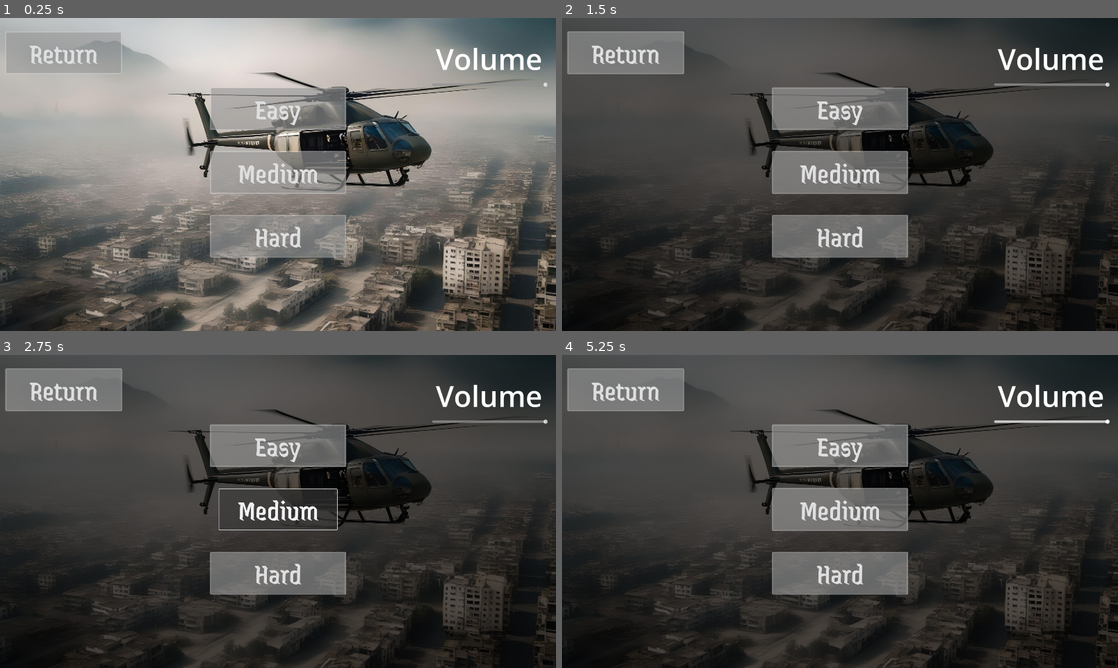
Above: before the commit, frames 1-4 (two rows, left to right).
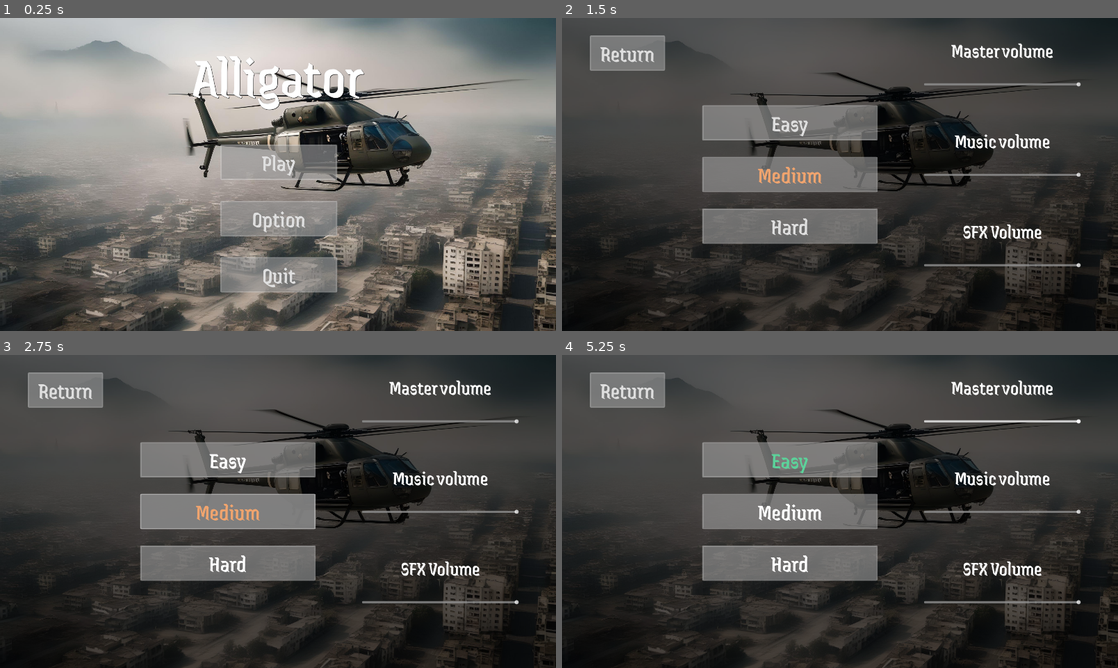
Above: after the commit, the same moments.

Repository: gargamal/alligator
Game: Godot game, scene res://Scene_Switcher/Menu/Menu.tscn
Two runs of this game, one before a commit and one after it. Both use one fixed random seed, a clock stepped at 60 frames per second and the inputs below.
Inputs (mouse positions are in pixels of both pictures, inside the frame that each line leads up to):
- Up to frame 1 (0.25 s): no input
- Up to frame 2 (1.5 s): click (623, 52) at 0.5 s, where only the run before the commit has a clickable "Return"; click "Option" at 1.25 s
- Up to frame 3 (2.75 s): click "Medium" at 2 s
- Up to frame 4 (5.25 s): click "Hard" at 2.75 s; click "Easy" at 3.5 s; click "Easy" at 4.25 s; tap Enter at 5 s; move the mouse to (962, 495) at 5.02 s; press the mouse at (962, 495) at 5.03 s; hold Right (ui_right) from 5.03 s (still down)

The runs differ from the first frame. In frame 1, 11% of the frame differs, in the area x 1-99%, y 4-88%; in frame 2, 15%; in frame 3, 16%, in the area x 0-99%, y 4-80%; in frame 4, 15%.

Commit message:
up : menu and theme / add : mouse cursor and sound

Diff:
--- a/Scene_Switcher/Menu/Menu.gd
+++ b/Scene_Switcher/Menu/Menu.gd
@@ -1,61 +1,18 @@
-extends Control
+extends Node2D
 class_name Menu
 
-const ATTENUATION_DB :float = 40.0
-
-@onready var menu_principal = $Menu_Principal
+@onready var menu_main = $Menu_Main
 @onready var menu_option = $Menu_Option
-@onready var menu_pic = $Menu_Pic
-@onready var h_slider = $Menu_Option/HSlider
 
 
-var game :Dictionary
-
 func _ready():
-	game = App_Game.load_game()
-	h_slider.value = db_to_linear(game.params.ui_master_sound + ATTENUATION_DB)
+	$Menu_Main.visible = true
+	$Menu_Option.visible = false
 
 
-# Called every frame. 'delta' is the elapsed time since the previous frame.
-func clear():
-	menu_pic.modulate = "ffffff"
-	menu_option.visible = false
-	menu_principal.visible = false
-
-func _on_play_button_pressed():
-	get_tree().change_scene_to_file("res://Scene_Switcher/level/game_level.tscn")
-
-
-func _on_option_button_pressed():
-	clear()
-	menu_pic.modulate = "646464"
+func _on_menu_main_menu_option_became_visible():
 	menu_option.visible = true
 
 
-func _on_quit_button_pressed():
-	get_tree().quit()
-
-
-func _on_return_button_pressed():
-	clear()
-	menu_principal.visible = true
-
-
-
-func _on_h_slider_value_changed(value):
-	var volume :float = (linear_to_db(value) if value > 0 else -10.0) - ATTENUATION_DB
-	AudioServer.set_bus_volume_db(AudioServer.get_bus_index("Master"), volume)
-	game.params.ui_master_sound = volume
-	App_Game.save_game(game)
-
-func _on_easy_pressed():
-	game.game_level.difficulty = App_Game.Type_Difficulty.EASY
-	App_Game.save_game(game)
-
-func _on_medium_pressed():
-	game.game_level.difficulty = App_Game.Type_Difficulty.MEDIUM
-	App_Game.save_game(game)
-
-func _on_hard_pressed():
-	game.game_level.difficulty = App_Game.Type_Difficulty.HARD
-	App_Game.save_game(game)
+func _on_menu_option_menu_main_became_visible():
+	menu_main.visible = true
--- a/Scene_Switcher/Menu/Menu.tscn
+++ b/Scene_Switcher/Menu/Menu.tscn
@@ -1,153 +1,26 @@
-[gd_scene load_steps=6 format=3 uid="uid://dp40vwkohdugx"]
+[gd_scene load_steps=6 format=3 uid="uid://c1uw4kbggct3j"]
 
 [ext_resource type="Script" path="res://Scene_Switcher/Menu/Menu.gd" id="1_k6tvs"]
-[ext_resource type="Theme" uid="uid://bae841tqt1b6d" path="res://Scene_Switcher/alligator_theme.tres" id="1_sdio0"]
-[ext_resource type="AudioStream" uid="uid://drwj3b4m27tgw" path="res://Scene_Switcher/Music/Bass Buzzer Royalty Free Music.mp3" id="2_awlfh"]
-[ext_resource type="Texture2D" uid="uid://ohlnqfwcfckc" path="res://Scene_Switcher/Menu/asset/main menu/fotor-ai-2024053094316.jpg" id="2_ku2ul"]
-[ext_resource type="FontFile" uid="uid://ddghf1ebrhw7u" path="res://Scene_Switcher/Menu/asset/Font/Jaini/Jaini-Regular.ttf" id="3_aoiqs"]
+[ext_resource type="PackedScene" uid="uid://dp40vwkohdugx" path="res://Scene_Switcher/Menu/Menu_main.tscn" id="2_37hr6"]
+[ext_resource type="AudioStream" uid="uid://dqw5x4g412tto" path="res://Scene_Switcher/Music/Bass Buzzer Royalty Free Music.mp3" id="2_awlfh"]
+[ext_resource type="PackedScene" uid="uid://bfmlye4wts18l" path="res://Scene_Switcher/Menu/menu_option.tscn" id="3_tmrx5"]
+[ext_resource type="PackedScene" uid="uid://dxxbhcjgkxilc" path="res://Scene_Switcher/mouse_sound.tscn" id="5_3figy"]
 
-[node name="Menu" type="Control"]
-layout_mode = 3
-anchors_preset = 15
-anchor_right = 1.0
-anchor_bottom = 1.0
-grow_horizontal = 2
-grow_vertical = 2
-theme = ExtResource("1_sdio0")
+[node name="Menu" type="Node2D"]
 script = ExtResource("1_k6tvs")
-
-[node name="Menu_Pic" type="TextureRect" parent="."]
-layout_mode = 1
-anchors_preset = 15
-anchor_right = 1.0
-anchor_bottom = 1.0
-grow_horizontal = 2
-grow_vertical = 2
-texture = ExtResource("2_ku2ul")
-expand_mode = 2
-flip_h = true
 
 [node name="AudioStreamPlayer" type="AudioStreamPlayer" parent="."]
 stream = ExtResource("2_awlfh")
 volume_db = -20.0
 autoplay = true
+bus = &"Music"
 
-[node name="Menu_Principal" type="Control" parent="."]
+[node name="Menu_Main" parent="." instance=ExtResource("2_37hr6")]
+
+[node name="Menu_Option" parent="." instance=ExtResource("3_tmrx5")]
 visible = false
-anchors_preset = 0
-offset_right = 40.0
-offset_bottom = 40.0
 
-[node name="Margin_Container" type="MarginContainer" parent="Menu_Principal"]
-layout_mode = 0
-offset_left = 793.0
-offset_top = 441.0
-offset_right = 1133.0
-offset_bottom = 1036.0
+[node name="mouse_sound" parent="." instance=ExtResource("5_3figy")]
 
-[node name="BoxContainer" type="VBoxContainer" parent="Menu_Principal/Margin_Container"]
-layout_mode = 2
-theme_override_constants/separation = 80
-
-[node name="Play_Button" type="Button" parent="Menu_Principal/Margin_Container/BoxContainer"]
-layout_mode = 2
-theme_override_constants/outline_size = 0
-theme_override_font_sizes/font_size = 100
-text = "Play
-"
-
-[node name="Option_Button" type="Button" parent="Menu_Principal/Margin_Container/BoxContainer"]
-layout_mode = 2
-theme_override_font_sizes/font_size = 100
-text = "Option"
-
-[node name="Quit_Button" type="Button" parent="Menu_Principal/Margin_Container/BoxContainer"]
-layout_mode = 2
-theme_override_font_sizes/font_size = 100
-text = "Quit"
-
-[node name="Label" type="Label" parent="Menu_Principal"]
-layout_mode = 0
-offset_left = 661.0
-offset_top = 67.0
-offset_right = 1259.0
-offset_bottom = 331.0
-theme_override_colors/font_shadow_color = Color(0, 0, 0, 1)
-theme_override_fonts/font = ExtResource("3_aoiqs")
-theme_override_font_sizes/font_size = 200
-text = "Alligator
-"
-
-[node name="Menu_Option" type="Control" parent="."]
-anchors_preset = 0
-offset_right = 40.0
-offset_bottom = 40.0
-
-[node name="Margin_Container" type="MarginContainer" parent="Menu_Option"]
-layout_mode = 0
-offset_left = 50.0
-offset_top = 50.0
-offset_right = 390.0
-offset_bottom = 195.0
-
-[node name="BoxContainer" type="VBoxContainer" parent="Menu_Option/Margin_Container"]
-layout_mode = 2
-theme_override_constants/separation = 80
-
-[node name="Return_Button" type="Button" parent="Menu_Option/Margin_Container/BoxContainer"]
-layout_mode = 2
-theme_override_font_sizes/font_size = 100
-text = "Return"
-
-[node name="Label" type="Label" parent="Menu_Option"]
-layout_mode = 2
-offset_left = 1504.0
-offset_top = 72.0
-offset_right = 1874.0
-offset_bottom = 209.0
-theme_override_font_sizes/font_size = 100
-text = "Volume"
-horizontal_alignment = 1
-
-[node name="HSlider" type="HSlider" parent="Menu_Option"]
-layout_mode = 2
-offset_left = 1492.0
-offset_top = 206.0
-offset_right = 1892.0
-offset_bottom = 254.0
-size_flags_vertical = 1
-
-[node name="MarginContainer" type="MarginContainer" parent="Menu_Option"]
-layout_mode = 0
-offset_left = 757.0
-offset_top = 243.0
-offset_right = 1164.0
-offset_bottom = 838.0
-
-[node name="VBoxContainer" type="VBoxContainer" parent="Menu_Option/MarginContainer"]
-layout_mode = 2
-theme_override_constants/separation = 80
-
-[node name="Easy" type="Button" parent="Menu_Option/MarginContainer/VBoxContainer"]
-layout_mode = 2
-theme_override_font_sizes/font_size = 100
-text = "Easy"
-
-[node name="Medium" type="Button" parent="Menu_Option/MarginContainer/VBoxContainer"]
-layout_mode = 2
-theme_override_font_sizes/font_size = 100
-text = "Medium"
-
-[node name="Hard" type="Button" parent="Menu_Option/MarginContainer/VBoxContainer"]
-layout_mode = 2
-theme_override_font_sizes/font_size = 100
-text = "Hard"
-
-[connection signal="pressed" from="Menu_Principal/Margin_Container/BoxContainer/Play_Button" to="." method="_on_play_button_pressed"]
-[connection signal="pressed" from="Menu_Principal/Margin_Container/BoxContainer/Option_Button" to="." method="_on_option_button_pressed"]
-[connection signal="pressed" from="Menu_Principal/Margin_Container/BoxContainer/Quit_Button" to="." method="_on_quit_button_pressed"]
-[connection signal="pressed" from="Menu_Option/Margin_Container/BoxContainer/Return_Button" to="." method="_on_return_button_pressed"]
-[connection signal="value_changed" from="Menu_Option/HSlider" to="." method="_on_h_slider_value_changed"]
-[connection signal="pressed" from="Menu_Option/MarginContainer/VBoxContainer/Easy" to="." method="_on_easy_pressed"]
-[connection signal="pressed" from="Menu_Option/MarginContainer/VBoxContainer/Medium" to="." method="_on_medium_pressed"]
-[connection signal="pressed" from="Menu_Option/MarginContainer/VBoxContainer/Hard" to="." method="_on_hard_pressed"]
+[connection signal="menu_option_became_visible" from="Menu_Main" to="." method="_on_menu_main_menu_option_became_visible"]
+[connection signal="menu_main_became_visible" from="Menu_Option" to="." method="_on_menu_option_menu_main_became_visible"]
--- /dev/null
+++ b/Scene_Switcher/Menu/Menu_main.gd
@@ -0,0 +1,16 @@
+extends CanvasLayer
+class_name Menu_Main
+
+signal menu_option_became_visible
+
+
+func _on_play_button_pressed():
+	get_tree().change_scene_to_file("res://Scene_Switcher/level/game_level.tscn")
+
+
+func _on_option_button_pressed():
+	visible = false
+	emit_signal("menu_option_became_visible")
+
+func _on_quit_button_pressed():
+	get_tree().quit()
--- /dev/null
+++ b/Scene_Switcher/Menu/Menu_main.tscn
@@ -0,0 +1,66 @@
+[gd_scene load_steps=5 format=3 uid="uid://dp40vwkohdugx"]
+
+[ext_resource type="Script" path="res://Scene_Switcher/Menu/Menu_main.gd" id="1_3ytph"]
+[ext_resource type="Texture2D" uid="uid://cloapn1cu0f17" path="res://Scene_Switcher/Menu/asset/main menu/fotor-ai-2024053094316.jpg" id="2_nbmun"]
+[ext_resource type="Theme" uid="uid://bae841tqt1b6d" path="res://Scene_Switcher/alligator_theme.tres" id="3_urnu5"]
+[ext_resource type="FontFile" uid="uid://b2ydheafudu5p" path="res://Scene_Switcher/Menu/asset/Font/Jaini/Jaini-Regular.ttf" id="4_8wv08"]
+
+[node name="Menu_Main" type="CanvasLayer"]
+script = ExtResource("1_3ytph")
+
+[node name="Menu_Pic" type="TextureRect" parent="."]
+anchors_preset = 15
+anchor_right = 1.0
+anchor_bottom = 1.0
+grow_horizontal = 2
+grow_vertical = 2
+texture = ExtResource("2_nbmun")
+expand_mode = 2
+flip_h = true
+
+[node name="Menu_Principal" type="Control" parent="."]
+layout_mode = 3
+anchors_preset = 0
+offset_right = 40.0
+offset_bottom = 40.0
+
+[node name="Margin_Container" type="MarginContainer" parent="Menu_Principal"]
+layout_mode = 0
+offset_left = 793.0
+offset_top = 441.0
+offset_right = 1133.0
+offset_bottom = 1036.0
+theme = ExtResource("3_urnu5")
+
+[node name="BoxContainer" type="VBoxContainer" parent="Menu_Principal/Margin_Container"]
+layout_mode = 2
+theme_override_constants/separation = 80
+
+[node name="Play_Button" type="Button" parent="Menu_Principal/Margin_Container/BoxContainer"]
+layout_mode = 2
+text = "Play
+"
+
+[node name="Option_Button" type="Button" parent="Menu_Principal/Margin_Container/BoxContainer"]
+layout_mode = 2
+text = "Option"
+
+[node name="Quit_Button" type="Button" parent="Menu_Principal/Margin_Container/BoxContainer"]
+layout_mode = 2
+text = "Quit"
+
+[node name="Label" type="Label" parent="Menu_Principal"]
+layout_mode = 0
+offset_left = 661.0
+offset_top = 67.0
+offset_right = 1259.0
+offset_bottom = 331.0
+theme_override_colors/font_shadow_color = Color(0, 0, 0, 1)
+theme_override_fonts/font = ExtResource("4_8wv08")
+theme_override_font_sizes/font_size = 200
+text = "Alligator
+"
+
+[connection signal="pressed" from="Menu_Principal/Margin_Container/BoxContainer/Play_Button" to="." method="_on_play_button_pressed"]
+[connection signal="pressed" from="Menu_Principal/Margin_Container/BoxContainer/Option_Button" to="." method="_on_option_button_pressed"]
+[connection signal="pressed" from="Menu_Principal/Margin_Container/BoxContainer/Quit_Button" to="." method="_on_quit_button_pressed"]
--- /dev/null
+++ b/Scene_Switcher/Menu/menu_option.gd
@@ -0,0 +1,93 @@
+extends CanvasLayer
+class_name Menu_Option
+
+const ATTENUATION_DB :float = 40.0
+const FOCUS_COLOR_EASY :Color = Color("5cd29a")
+const FOCUS_COLOR_MEDIUM :Color = Color("f0a46e")
+const FOCUS_COLOR_HARD :Color = Color("f55f52")
+const NO_FOCUS_COLOR :Color = Color("ffffff")
+
+signal menu_main_became_visible
+
+
+@onready var master_volume = $main_cont/columns/column_volume/master_volume
+@onready var music_volume = $main_cont/columns/column_volume/music_volume
+@onready var sfx_volume = $main_cont/columns/column_volume/sfx_volume
+@onready var btn_easy = $main_cont/columns/column_game_level/Easy
+@onready var btn_medium = $main_cont/columns/column_game_level/Medium
+@onready var btn_hard = $main_cont/columns/column_game_level/Hard
+
+
+var game :Dictionary
+
+
+func _ready():
+	game = App_Game.load_game()
+	master_volume.value = db_to_linear(game.params.ui_master_sound + ATTENUATION_DB)
+	music_volume.value = db_to_linear(game.params.ui_music_sound + ATTENUATION_DB)
+	sfx_volume.value = db_to_linear(game.params.ui_sfx_sound + ATTENUATION_DB)
+
+	var difficulty :App_Game.Type_Difficulty = int(game.game_level.difficulty) as App_Game.Type_Difficulty
+	match difficulty:
+		App_Game.Type_Difficulty.EASY: change_clor_text_button(btn_easy, FOCUS_COLOR_EASY)
+		App_Game.Type_Difficulty.MEDIUM: change_clor_text_button(btn_medium, FOCUS_COLOR_MEDIUM)
+		App_Game.Type_Difficulty.HARD: change_clor_text_button(btn_hard, FOCUS_COLOR_HARD)
+
+
+func change_clor_text_button(btn :Button, color :Color):
+	btn.set("theme_override_colors/font_color", color)
+	btn.set("theme_override_colors/font_focus_color", color)
+	btn.set("theme_override_colors/font_hover_color", color)
+
+
+func _on_master_volume_value_changed(value):
+	var volume :float = (linear_to_db(value) if value > 0 else -10.0) - ATTENUATION_DB
+	AudioServer.set_bus_volume_db(AudioServer.get_bus_index("Master"), volume)
+	game.params.ui_master_sound = volume
+	App_Game.save_game(game)
+
+
+func _on_music_volume_value_changed(value):
+	var volume :float = (linear_to_db(value) if value > 0 else -10.0) - ATTENUATION_DB
+	AudioServer.set_bus_volume_db(AudioServer.get_bus_index("Music"), volume)
+	game.params.ui_music_sound = volume
+	App_Game.save_game(game)
+
+
+func _on_sfx_volume_value_changed(value):
+	var volume :float = (linear_to_db(value) if value > 0 else -10.0) - ATTENUATION_DB
+	AudioServer.set_bus_volume_db(AudioServer.get_bus_index("SFX"), volume)
+	game.params.ui_sfx_sound = volume
+	App_Game.save_game(game)
+
+
+func no_focus_button():
+	change_clor_text_button(btn_easy, NO_FOCUS_COLOR)
+	change_clor_text_button(btn_medium, NO_FOCUS_COLOR)
+	change_clor_text_button(btn_hard, NO_FOCUS_COLOR)
+
+
+func _on_easy_pressed():
+	game.game_level.difficulty = App_Game.Type_Difficulty.EASY
+	no_focus_button()
+	change_clor_text_button(btn_easy, FOCUS_COLOR_EASY)
+	App_Game.save_game(game)
+
+
+func _on_medium_pressed():
+	game.game_level.difficulty = App_Game.Type_Difficulty.MEDIUM
+	no_focus_button()
+	change_clor_text_button(btn_medium, FOCUS_COLOR_MEDIUM)
+	App_Game.save_game(game)
+
+
+func _on_hard_pressed():
+	game.game_level.difficulty = App_Game.Type_Difficulty.HARD
+	no_focus_button()
+	change_clor_text_button(btn_hard, FOCUS_COLOR_HARD)
+	App_Game.save_game(game)
+
+
+func _on_return_button_pressed():
+	visible = false
+	emit_signal("menu_main_became_visible")
--- /dev/null
+++ b/Scene_Switcher/Menu/menu_option.tscn
@@ -0,0 +1,129 @@
+[gd_scene load_steps=4 format=3 uid="uid://bfmlye4wts18l"]
+
+[ext_resource type="Script" path="res://Scene_Switcher/Menu/menu_option.gd" id="1_rew0a"]
+[ext_resource type="Texture2D" uid="uid://cloapn1cu0f17" path="res://Scene_Switcher/Menu/asset/main menu/fotor-ai-2024053094316.jpg" id="2_5ca70"]
+[ext_resource type="Theme" uid="uid://bae841tqt1b6d" path="res://Scene_Switcher/alligator_theme.tres" id="4_v2w1f"]
+
+[node name="Menu_Option" type="CanvasLayer"]
+script = ExtResource("1_rew0a")
+
+[node name="Menu_Pic" type="TextureRect" parent="."]
+modulate = Color(0.392157, 0.392157, 0.392157, 1)
+anchors_preset = 15
+anchor_right = 1.0
+anchor_bottom = 1.0
+grow_horizontal = 2
+grow_vertical = 2
+texture = ExtResource("2_5ca70")
+expand_mode = 2
+flip_h = true
+
+[node name="main_cont" type="MarginContainer" parent="."]
+anchors_preset = 15
+anchor_right = 1.0
+anchor_bottom = 1.0
+grow_horizontal = 2
+grow_vertical = 2
+theme = ExtResource("4_v2w1f")
+theme_override_constants/margin_left = 128
+theme_override_constants/margin_top = 64
+theme_override_constants/margin_right = 128
+theme_override_constants/margin_bottom = 64
+
+[node name="columns" type="HBoxContainer" parent="main_cont"]
+layout_mode = 2
+theme_override_constants/separation = 192
+
+[node name="column_return" type="VBoxContainer" parent="main_cont/columns"]
+layout_mode = 2
+
+[node name="line" type="HBoxContainer" parent="main_cont/columns/column_return"]
+layout_mode = 2
+size_flags_vertical = 3
+
+[node name="Return_Button" type="Button" parent="main_cont/columns/column_return/line"]
+layout_mode = 2
+text = "Return"
+
+[node name="space" type="MarginContainer" parent="main_cont/columns/column_return"]
+layout_mode = 2
+size_flags_vertical = 3
+size_flags_stretch_ratio = 10.0
+
+[node name="column_game_level" type="VBoxContainer" parent="main_cont/columns"]
+layout_mode = 2
+size_flags_horizontal = 3
+size_flags_vertical = 4
+size_flags_stretch_ratio = 2.0
+theme_override_constants/separation = 64
+
+[node name="Easy" type="Button" parent="main_cont/columns/column_game_level"]
+layout_mode = 2
+text = "Easy"
+
+[node name="Medium" type="Button" parent="main_cont/columns/column_game_level"]
+layout_mode = 2
+text = "Medium"
+
+[node name="Hard" type="Button" parent="main_cont/columns/column_game_level"]
+layout_mode = 2
+text = "Hard"
+
+[node name="column_volume" type="VBoxContainer" parent="main_cont/columns"]
+layout_mode = 2
+size_flags_horizontal = 3
+size_flags_stretch_ratio = 2.0
+theme_override_constants/separation = 64
+
+[node name="lb_master_volume" type="Label" parent="main_cont/columns/column_volume"]
+layout_mode = 2
+text = "Master volume"
+horizontal_alignment = 1
+vertical_alignment = 1
+
+[node name="master_volume" type="HSlider" parent="main_cont/columns/column_volume"]
+layout_mode = 2
+size_flags_vertical = 1
+
+[node name="separator" type="MarginContainer" parent="main_cont/columns/column_volume"]
+layout_mode = 2
+size_flags_vertical = 3
+size_flags_stretch_ratio = 0.5
+
+[node name="lb_music_volume" type="Label" parent="main_cont/columns/column_volume"]
+layout_mode = 2
+text = "Music volume"
+horizontal_alignment = 1
+vertical_alignment = 1
+
+[node name="music_volume" type="HSlider" parent="main_cont/columns/column_volume"]
+layout_mode = 2
+size_flags_vertical = 1
+
+[node name="separator2" type="MarginContainer" parent="main_cont/columns/column_volume"]
+layout_mode = 2
+size_flags_vertical = 3
+size_flags_stretch_ratio = 0.5
+
+[node name="lb_sfx_volume" type="Label" parent="main_cont/columns/column_volume"]
+layout_mode = 2
+text = "SFX Volume"
+horizontal_alignment = 1
+vertical_alignment = 1
+
+[node name="sfx_volume" type="HSlider" parent="main_cont/columns/column_volume"]
+layout_mode = 2
+size_flags_vertical = 1
+
+[node name="separator3" type="MarginContainer" parent="main_cont/columns/column_volume"]
+layout_mode = 2
+size_flags_vertical = 3
+size_flags_stretch_ratio = 4.0
+
+[connection signal="pressed" from="main_cont/columns/column_return/line/Return_Button" to="." method="_on_return_button_pressed"]
+[connection signal="pressed" from="main_cont/columns/column_game_level/Easy" to="." method="_on_easy_pressed"]
+[connection signal="pressed" from="main_cont/columns/column_game_level/Medium" to="." method="_on_medium_pressed"]
+[connection signal="pressed" from="main_cont/columns/column_game_level/Hard" to="." method="_on_hard_pressed"]
+[connection signal="value_changed" from="main_cont/columns/column_volume/master_volume" to="." method="_on_master_volume_value_changed"]
+[connection signal="value_changed" from="main_cont/columns/column_volume/music_volume" to="." method="_on_music_volume_value_changed"]
+[connection signal="value_changed" from="main_cont/columns/column_volume/sfx_volume" to="." method="_on_sfx_volume_value_changed"]
--- a/Scene_Switcher/alligator_theme.tres
+++ b/Scene_Switcher/alligator_theme.tres
@@ -1,6 +1,38 @@
-[gd_resource type="Theme" load_steps=3 format=3 uid="uid://bae841tqt1b6d"]
+[gd_resource type="Theme" load_steps=6 format=3 uid="uid://bae841tqt1b6d"]
 
-[ext_resource type="FontFile" uid="uid://ddghf1ebrhw7u" path="res://Scene_Switcher/Menu/asset/Font/Jaini/Jaini-Regular.ttf" id="1_jj8bi"]
+[ext_resource type="FontFile" uid="uid://b2ydheafudu5p" path="res://Scene_Switcher/Menu/asset/Font/Jaini/Jaini-Regular.ttf" id="1_jj8bi"]
+
+[sub_resource type="StyleBoxFlat" id="StyleBoxFlat_yxgn6"]
+bg_color = Color(0.403922, 0.403922, 0.403922, 0.705882)
+border_width_left = 4
+border_width_top = 4
+border_width_right = 4
+border_width_bottom = 4
+border_color = Color(0.8, 0.8, 0.8, 0.501961)
+corner_radius_top_left = 4
+corner_radius_top_right = 4
+corner_radius_bottom_right = 4
+corner_radius_bottom_left = 4
+expand_margin_left = 32.0
+expand_margin_top = 4.0
+expand_margin_right = 32.0
+expand_margin_bottom = 4.0
+
+[sub_resource type="StyleBoxFlat" id="StyleBoxFlat_r1i6v"]
+bg_color = Color(0.886275, 0.886275, 0.886275, 0.745098)
+border_width_left = 4
+border_width_top = 4
+border_width_right = 4
+border_width_bottom = 4
+border_color = Color(0.8, 0.8, 0.8, 0.501961)
+corner_radius_top_left = 4
+corner_radius_top_right = 4
+corner_radius_bottom_right = 4
+corner_radius_bottom_left = 4
+expand_margin_left = 32.0
+expand_margin_top = 4.0
+expand_margin_right = 32.0
+expand_margin_bottom = 4.0
 
 [sub_resource type="StyleBoxFlat" id="StyleBoxFlat_jwwjy"]
 bg_color = Color(0.6, 0.6, 0.6, 0.627451)
@@ -18,7 +50,29 @@
 expand_margin_right = 32.0
 expand_margin_bottom = 4.0
 
+[sub_resource type="StyleBoxFlat" id="StyleBoxFlat_qno3i"]
+bg_color = Color(0.473976, 0.473976, 0.473976, 0.862745)
+border_width_left = 4
+border_width_top = 4
+border_width_right = 4
+border_width_bottom = 4
+border_color = Color(0.8, 0.8, 0.8, 0.501961)
+corner_radius_top_left = 4
+corner_radius_top_right = 4
+corner_radius_bottom_right = 4
+corner_radius_bottom_left = 4
+expand_margin_left = 32.0
+expand_margin_top = 4.0
+expand_margin_right = 32.0
+expand_margin_bottom = 4.0
+
 [resource]
-Button/font_sizes/font_size = 26
+Button/colors/font_focus_color = Color(0.913892, 0.661222, 0.622938, 1)
+Button/font_sizes/font_size = 80
 Button/fonts/font = ExtResource("1_jj8bi")
+Button/styles/focus = SubResource("StyleBoxFlat_yxgn6")
+Button/styles/hover = SubResource("StyleBoxFlat_r1i6v")
 Button/styles/normal = SubResource("StyleBoxFlat_jwwjy")
+Button/styles/pressed = SubResource("StyleBoxFlat_qno3i")
+Label/font_sizes/font_size = 70
+Label/fonts/font = ExtResource("1_jj8bi")
--- a/Scene_Switcher/auto_load/app_game.gd
+++ b/Scene_Switcher/auto_load/app_game.gd
@@ -15,6 +15,7 @@
 	if not dir.dir_exists(SAVE_DIRECTORY):
 		dir.make_dir(SAVE_DIRECTORY)
 	audio_init()
+	cursor_init()
 
 
 static func save_game(game :Dictionary) -> void:
@@ -30,6 +31,11 @@
 	AudioServer.set_bus_volume_db(AudioServer.get_bus_index("Master"), game.params.ui_master_sound)
 	AudioServer.set_bus_volume_db(AudioServer.get_bus_index("Music"), game.params.ui_music_sound)
 	AudioServer.set_bus_volume_db(AudioServer.get_bus_index("SFX"), game.params.ui_sfx_sound)
+
+
+func cursor_init() -> void:
+	var cursor_arrow :Texture = load("res://Scene_Switcher/Menu/asset/mouse/mouse_arrow.png")
+	Input.set_custom_mouse_cursor(cursor_arrow, Input.CURSOR_ARROW, Vector2(8, 14))
 
 
 static func load_game() -> Dictionary:
--- /dev/null
+++ b/Scene_Switcher/mouse_sound.gd
@@ -0,0 +1,16 @@
+extends Node
+class_name Mouse_Click
+
+@onready var click_down = $click_down
+@onready var click_up = $click_up
+
+
+@export var is_playable :bool = true
+
+
+func _input(event :InputEvent):
+	if is_playable:
+		if event.is_action_pressed("ui_click_left") or (event is InputEventJoypadButton and event.is_pressed() and event.button_index in [0, 3]):
+			click_down.play()
+		elif event.is_action_released("ui_click_left") or (event is InputEventJoypadButton and event.is_released() and event.button_index in [0, 3]):
+			click_up.play()
--- /dev/null
+++ b/Scene_Switcher/mouse_sound.tscn
@@ -0,0 +1,16 @@
+[gd_scene load_steps=4 format=3 uid="uid://dxxbhcjgkxilc"]
+
+[ext_resource type="Script" path="res://Scene_Switcher/mouse_sound.gd" id="1_8y44w"]
+[ext_resource type="AudioStream" uid="uid://dsd31enlrq0sc" path="res://Scene_Switcher/Menu/sound/click_down.mp3" id="2_u4n20"]
+[ext_resource type="AudioStream" uid="uid://6ehmkajqbyfd" path="res://Scene_Switcher/Menu/sound/click_up.mp3" id="3_vn5lj"]
+
+[node name="mouse_sound" type="Node"]
+script = ExtResource("1_8y44w")
+
+[node name="click_down" type="AudioStreamPlayer" parent="."]
+stream = ExtResource("2_u4n20")
+bus = &"SFX"
+
+[node name="click_up" type="AudioStreamPlayer" parent="."]
+stream = ExtResource("3_vn5lj")
+bus = &"SFX"
--- a/project.godot
+++ b/project.godot
@@ -50,6 +50,11 @@
 , Object(InputEventJoypadButton,"resource_local_to_scene":false,"resource_name":"","device":-1,"button_index":4,"pressure":0.0,"pressed":false,"script":null)
 ]
 }
+ui_click_left={
+"deadzone": 0.5,
+"events": [Object(InputEventMouseButton,"resource_local_to_scene":false,"resource_name":"","device":-1,"window_id":0,"alt_pressed":false,"shift_pressed":false,"ctrl_pressed":false,"meta_pressed":false,"button_mask":0,"position":Vector2(0, 0),"global_position":Vector2(0, 0),"factor":1.0,"button_index":1,"canceled":false,"pressed":false,"double_click":false,"script":null)
+]
+}
 
 [layer_names]
 
Binary file added: Scene_Switcher/Menu/asset/mouse/mouse_arrow.png
Not shown, added: Scene_Switcher/Menu/sound/click_down.mp3
Not shown, added: Scene_Switcher/Menu/sound/click_up.mp3
